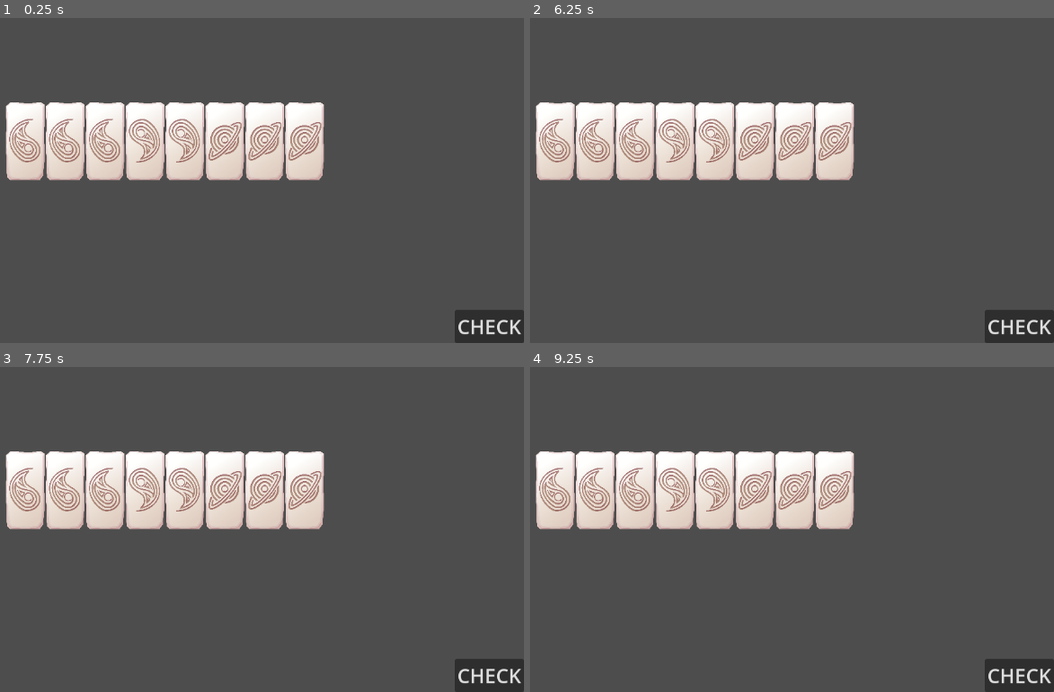
Above: before the commit, frames 1-4 (two rows, left to right).
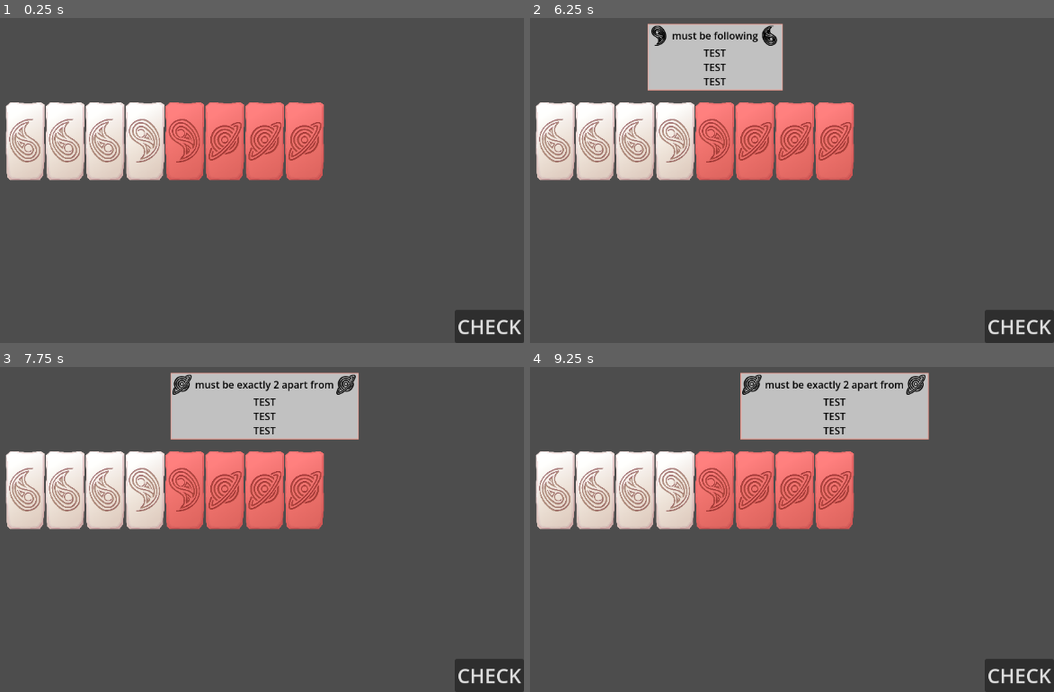
Above: after the commit, the same moments.

Repository: Wendfrey/minijam_210_astral
Game: Godot game, scene res://test_world.tscn
Same seed, same stepped clock (60 frames per second), same inputs: the game is played once before the commit and once after it. This scene is started directly instead of the project's main scene.
Inputs (mouse positions are in pixels of both pictures, inside the frame that each line leads up to):
- Up to frame 1 (0.25 s): no input
- Up to frame 2 (6.25 s): click "CHECK" at 0.5 s; click "CHECK" at 1.25 s; click "CHECK" at 2 s; tap Enter at 2.75, 4.25, 5.75 s; move the mouse to (556, 141) at 2.77 s; click (556, 141) at 2.92 s; tap Space at 3.5, 5 s; move the mouse to (592, 141) at 3.52 s; click (592, 141) at 3.67 s; move the mouse to (634, 141) at 4.27 s; click (634, 141) at 4.42 s; move the mouse to (676, 141) at 5.02 s; click (676, 141) at 5.17 s; move the mouse to (713, 141) at 5.77 s; click (713, 141) at 5.92 s
- Up to frame 3 (7.75 s): tap Space at 6.5 s; move the mouse to (225, 490) at 6.52 s; click (225, 490) at 6.67 s; move the mouse to (267, 490) at 7.27 s; click (267, 490) at 7.42 s
- Up to frame 4 (9.25 s): move the mouse to (833, 490) at 8.02 s; click (833, 490) at 8.17 s; move the mouse to (854, 471) at 8.77 s; click (854, 471) at 8.92 s

The runs differ from the first frame. In frame 1, 6.9% of the frame differs, in the area x 31-62%, y 25-50%; in frame 2, 12%; in frame 3, 14%; in frame 4, 14%, in the area x 31-77%, y 1-50%.

Commit message:
Now rules are shown when hovering la Ficha

Diff:
--- a/minijam-210-astral/CheckRules.gd
+++ b/minijam-210-astral/CheckRules.gd
@@ -22,7 +22,7 @@
 	var error_pieces:Array[Ficha]
 
 	for piece in pieces:
-		piece.errores.clear()
+		piece.clear_errors()
 
 	for rule in rules:
 		var listPiecesError = rule.check_rules(pieces)
@@ -30,7 +30,7 @@
 		if listPiecesError.size() > 0:
 			for error_piece in listPiecesError:
 				error_piece.vibrate()
-				error_piece.errores.append(rule.rule_name)
+				error_piece.append_error(rule.rule_name)
 
 	return error_pieces.size() == 0
 
--- a/minijam-210-astral/element.gd
+++ b/minijam-210-astral/element.gd
@@ -10,6 +10,14 @@
 
 var focused = false
 var picked = false
+var showTooltip = true:
+	set(value):
+		showTooltip = value
+		if showTooltip:
+			if focused:
+				show_tooltip()
+		else:
+			center_container.hide()
 var offset:Vector2
 var current_anim:Tween = null
 var current_pos:Vector2
@@ -18,6 +26,8 @@
 var errores:Array[String]
 
 @onready var sprite_2d: Sprite2D = $Sprite2D
+@onready var v_box_container: VBoxContainer = $PanelContainer/VBoxContainer
+@onready var center_container: PanelContainer = $PanelContainer
 
 func _ready() -> void:
 	match(tipo):
@@ -35,11 +45,12 @@
 			sprite_2d.texture = preload("uid://doe08bn356iws")
 
 func _on_mouse_entered() -> void:
+	if showTooltip:
+		show_tooltip()
 	focused = true
-	for error in errores:
-		print(error)
 
 func _on_mouse_exited() -> void:
+	center_container.hide()
 	focused = false
 
 func _unhandled_input(event: InputEvent) -> void:
@@ -65,6 +76,35 @@
 	current_pos = position
 	current_anim = get_tree().create_tween()
 	current_anim.bind_node(self)
-	current_anim.tween_property(self, "position", Vector2(3, 0), 0.05).as_relative()
-	current_anim.tween_property(self, "position", Vector2(-3, 0), 0.05).as_relative()
+	current_anim.tween_property(self, "position", Vector2(2, 0), 0.05).as_relative()
+	current_anim.tween_property(self, "position", Vector2(-4, 2), 0.05).as_relative()
+	current_anim.tween_property(self, "position", Vector2(2, -4), 0.05).as_relative()
+	current_anim.tween_property(self, "position", Vector2(-2, 2), 0.05).as_relative()
 	current_anim.tween_property(self, "position", current_pos, 0.05)
+
+func clear_errors():
+	errores.clear()
+	$Sprite2D.modulate = Color.WHITE
+	for i in v_box_container.get_children():
+		v_box_container.remove_child(i)
+
+func append_error(error):
+	errores.append(error)
+	var newChild = RichTextLabel.new()
+	newChild.bbcode_enabled = true
+	newChild.text = error + "\nTEST\nTEST\nTEST"
+	newChild.size_flags_horizontal = Control.SIZE_FILL
+	newChild.size_flags_vertical = Control.SIZE_EXPAND_FILL
+	newChild.horizontal_alignment = HORIZONTAL_ALIGNMENT_CENTER
+	newChild.autowrap_mode = TextServer.AUTOWRAP_OFF
+	newChild.fit_content = true
+	v_box_container.add_child(
+		newChild
+	)
+	$Sprite2D.modulate = Color.WHITE.lerp(Color.RED, 0.5)
+
+func show_tooltip():
+	if not errores.is_empty():
+		center_container.position.x = -center_container.size.x / 2
+		center_container.position.y = -82 - center_container.size.y
+		center_container.show()
--- a/minijam-210-astral/element.tscn
+++ b/minijam-210-astral/element.tscn
@@ -3,16 +3,50 @@
 [ext_resource type="Script" uid="uid://c67tpwgg1fdjg" path="res://element.gd" id="1_vnigt"]
 [ext_resource type="Texture2D" uid="uid://cki01o01cheno" path="res://assets/img/Ficha_A.png" id="2_vnigt"]
 
+[sub_resource type="StyleBoxFlat" id="StyleBoxFlat_vnigt"]
+content_margin_left = 3.0
+content_margin_top = 3.0
+content_margin_right = 3.0
+content_margin_bottom = 3.0
+bg_color = Color(0.75819176, 0.7581918, 0.75819165, 1)
+border_width_left = 2
+border_width_top = 2
+border_width_right = 2
+border_width_bottom = 2
+border_color = Color(0.97320026, 0.55973494, 0.50225455, 1)
+border_blend = true
+
 [sub_resource type="RectangleShape2D" id="RectangleShape2D_vnigt"]
-size = Vector2(112, 234)
+size = Vector2(60, 120)
 
 [node name="Element" type="CharacterBody2D" unique_id=1745300402]
 input_pickable = true
 motion_mode = 1
 script = ExtResource("1_vnigt")
 
+[node name="PanelContainer" type="PanelContainer" parent="." unique_id=1847564945]
+visible = false
+anchors_preset = 8
+anchor_left = 0.5
+anchor_top = 0.5
+anchor_right = 0.5
+anchor_bottom = 0.5
+offset_left = -3.0
+offset_top = -162.0
+offset_right = 3.0
+offset_bottom = -156.0
+grow_horizontal = 2
+grow_vertical = 2
+size_flags_vertical = 8
+theme_override_styles/panel = SubResource("StyleBoxFlat_vnigt")
+
+[node name="VBoxContainer" type="VBoxContainer" parent="PanelContainer" unique_id=1965652375]
+layout_mode = 2
+size_flags_horizontal = 4
+size_flags_vertical = 0
+
 [node name="Sprite2D" type="Sprite2D" parent="." unique_id=100283629]
-scale = Vector2(0.25, 0.25)
+scale = Vector2(0.125, 0.125)
 texture = ExtResource("2_vnigt")
 
 [node name="CollisionShape2D" type="CollisionShape2D" parent="." unique_id=1066180176]
--- a/minijam-210-astral/rules/Rule_BAfterA.gd
+++ b/minijam-210-astral/rules/Rule_BAfterA.gd
@@ -1,7 +1,7 @@
 extends BaseRule
 
 func _init() -> void:
-	rule_name = "B must be after A"
+	rule_name = "[color=BLACK][img width=32]res://assets/img/TinyIconB.png[/img] must be following [img width=32]res://assets/img/TinyIconA.png[/img]"
 
 func _check_rules_internal() -> Array[Ficha]:
 	var error_fichas:Array[Ficha]
--- a/minijam-210-astral/rules/Rule_CtoCapart.gd
+++ b/minijam-210-astral/rules/Rule_CtoCapart.gd
@@ -1,7 +1,7 @@
 extends BaseRule
 
 func _init() -> void:
-	rule_name = "C must be exactly 2 apart from C"
+	rule_name = "[color=BLACK][img width=32]res://assets/img/TinyIconC.png[/img] must be exactly 2 apart from [img width=32]res://assets/img/TinyIconC.png[/img]"
 
 func _check_rules_internal() -> Array[Ficha]:
 	var result:Array[Ficha] = []
--- a/minijam-210-astral/spacer.gd
+++ b/minijam-210-astral/spacer.gd
@@ -16,7 +16,7 @@
 		"CharacterBody2D",
 		Ficha
 	)
-	var center = (pieces.size() - 1) * cellWidth / 2
+	var center = (pieces.size() - 1) * cellWidth / 2.0
 	for i in range(pieces.size()):
 		array_positions.append(Vector2((i * cellWidth - center), 0))
 		var node = pieces[i]
@@ -25,6 +25,8 @@
 		node.send_dropped.connect(_piece_dropped.bind(node))
 
 func _piece_picked(node:Node2D):
+	for i in get_children():
+		i.showTooltip = false
 	if dropped_tween.get("node", null) == node:
 		dropped_tween["tween"].kill()
 	node.moved.connect(_on_element_item_rect_changed)
@@ -33,6 +35,8 @@
 
 var dropped_tween:Dictionary = {}
 func _piece_dropped(node:Node2D):
+	for i in get_children():
+		i.showTooltip = true
 	node.moved.disconnect(_on_element_item_rect_changed)
 	var tween:Tween = create_tween()
 	tween.tween_property(node, "global_position", array_positions[nodePositionIndex], calculate_time(node.global_position, array_positions[nodePositionIndex]))\
--- a/minijam-210-astral/test_world.tscn
+++ b/minijam-210-astral/test_world.tscn
@@ -15,35 +15,27 @@
 cellWidth = 64
 
 [node name="Element" parent="Spacer" unique_id=1745300402 instance=ExtResource("1_dxppu")]
-scale = Vector2(0.5, 0.5)
 
 [node name="Element2" parent="Spacer" unique_id=1738437686 instance=ExtResource("1_dxppu")]
-scale = Vector2(0.5, 0.5)
 
 [node name="Element3" parent="Spacer" unique_id=197843286 instance=ExtResource("1_dxppu")]
-scale = Vector2(0.5, 0.5)
 
 [node name="Element4" parent="Spacer" unique_id=261421355 instance=ExtResource("1_dxppu")]
-scale = Vector2(0.5, 0.5)
 tipo = 1
 
 [node name="Element5" parent="Spacer" unique_id=1425808738 instance=ExtResource("1_dxppu")]
-scale = Vector2(0.5, 0.5)
 tipo = 1
 
 [node name="Element6" parent="Spacer" unique_id=1952852750 instance=ExtResource("1_dxppu")]
-scale = Vector2(0.5, 0.5)
 tipo = 2
 
 [node name="Element7" parent="Spacer" unique_id=1882706615 instance=ExtResource("1_dxppu")]
-scale = Vector2(0.5, 0.5)
 tipo = 2
 
 [node name="Element8" parent="Spacer" unique_id=1199113581 instance=ExtResource("1_dxppu")]
-scale = Vector2(0.5, 0.5)
 tipo = 2
 
-[node name="CanvasLayer" type="CanvasLayer" parent="." unique_id=2004551152]
+[node name="CanvasLayer" type="CanvasLayer" parent="." unique_id=2030427233]
 
 [node name="Button" type="Button" parent="CanvasLayer" unique_id=1636103918]
 anchors_preset = 3
@@ -51,17 +43,15 @@
 anchor_top = 1.0
 anchor_right = 1.0
 anchor_bottom = 1.0
-offset_left = -8.0
-offset_top = -8.0
+offset_left = -111.0
+offset_top = -53.0
 grow_horizontal = 0
 grow_vertical = 0
 theme_override_font_sizes/font_size = 32
 text = "CHECK"
 
 [node name="Label" type="Label" parent="CanvasLayer" unique_id=865479138]
-anchors_preset = 10
-anchor_right = 1.0
+offset_right = 1.0
 offset_bottom = 23.0
-grow_horizontal = 2
 
 [connection signal="pressed" from="CanvasLayer/Button" to="." method="_on_button_pressed"]
